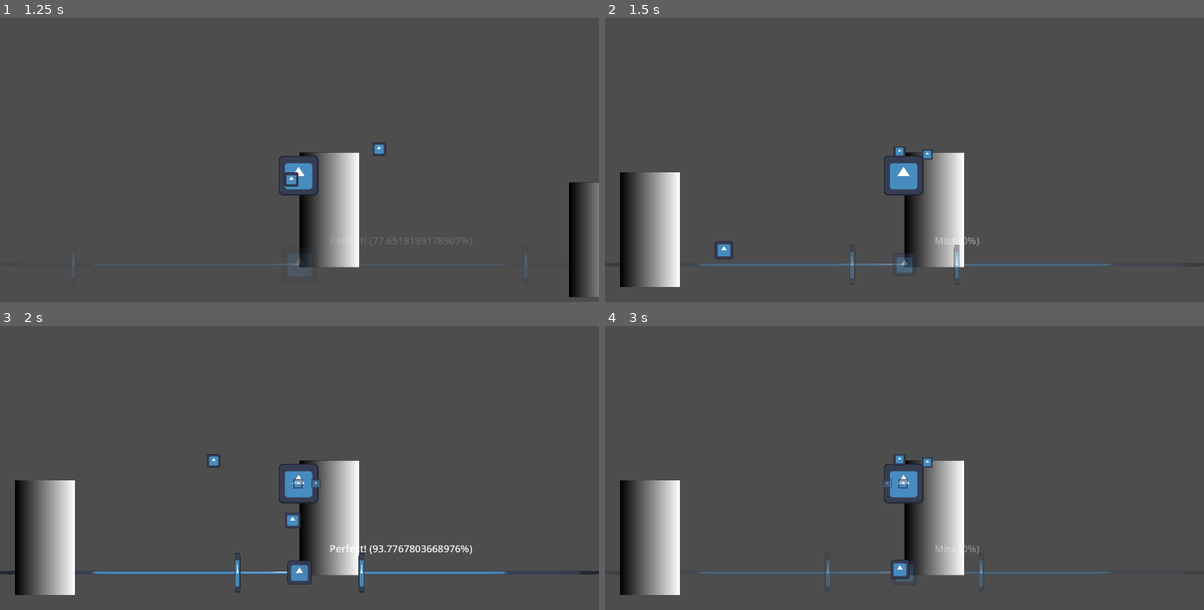
Above: before the commit, frames 1-4 (two rows, left to right).
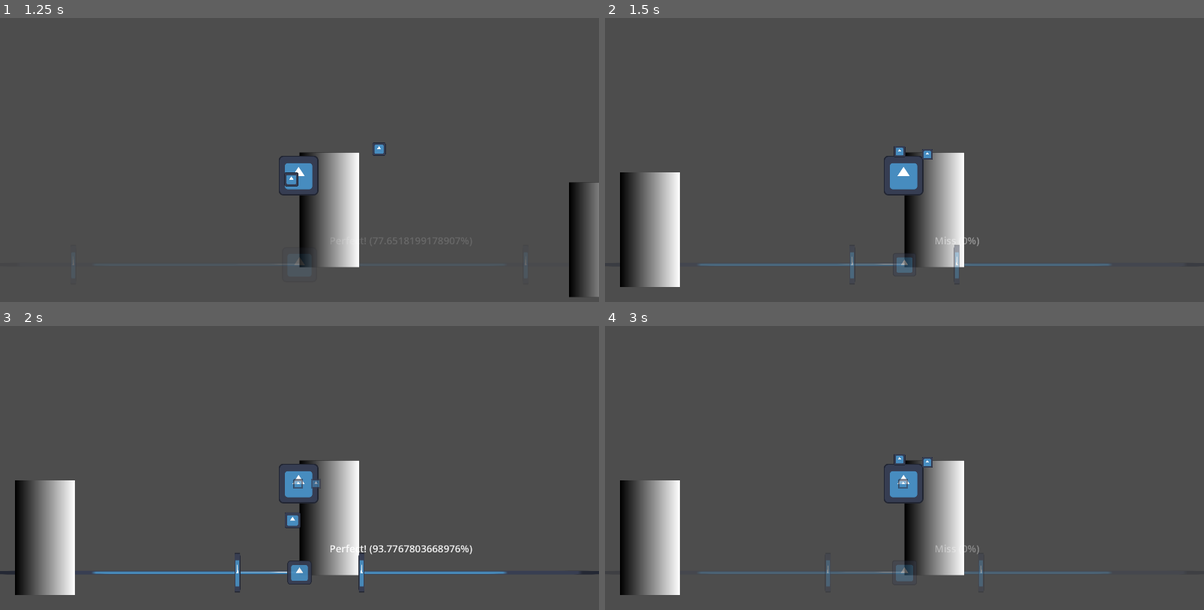
Above: after the commit, the same moments.

Repository: Quarticore/UntitledTomatoGame
Game: Godot game, scene res://scenes/main.tscn
Two runs of this game, one before a commit and one after it. Both use one fixed random seed, a clock stepped at 60 frames per second and the inputs below. The engine's default icon, where the game draws it, is replaced by a stand-in: a white triangle on a blue panel in a dark square. Sound files missing from this copy of the repository are replaced by a short silence.
Inputs (mouse positions are in pixels of both pictures, inside the frame that each line leads up to):
- Up to frame 1 (1.25 s): tap Enter at 0.5 s; move the mouse to (161, 157) at 0.52 s; hold D (InputRight) from 0.53 s (still down); tap S (InputMiddle) at 0.6 s; click (161, 157) at 0.67 s
- Up to frame 2 (1.5 s): move the mouse to (1203, 239) at 1.27 s; release D (InputRight) at 1.28 s; hold A (InputLeft) from 1.28 s (still down); click (1203, 239) at 1.35 s
- Up to frame 3 (2 s): keep holding A (InputLeft); tap S (InputMiddle) at 1.55 s
- Up to frame 4 (3 s): move the mouse to (934, 516) at 2.02 s; release A (InputLeft) at 2.03 s; hold D (InputRight) from 2.03 s (still down); tap S (InputMiddle) at 2.1, 2.85 s; click (934, 516) at 2.17 s; move the mouse to (874, 527) at 2.77 s; click (874, 527) at 2.92 s

Frame 1 is identical in both runs. In frame 2, 0.1% of the frame differs, in the area x 18-22%, y 78-85%; in frame 3, less than 0.1%; in frame 4, 0.2%, in the area x 46-51%, y 53-90%.

Commit message:
Add tomato throw beat accuracy

Diff:
--- a/assets/scripts/tomato_shooter.gd
+++ b/assets/scripts/tomato_shooter.gd
@@ -14,18 +14,22 @@
 @onready var crosshair: Sprite2D = $Crosshair
 
 
-# Called every frame. 'delta' is the elapsed time since the previous frame.
-func _process(delta: float) -> void:
-	if Input.is_action_just_pressed("InputLeft"):
-		spawn_at_path(TOMATO_SCENE.instantiate(), left_spawn)
-
-	if Input.is_action_just_pressed("InputMiddle"):
-		spawn_at_path(TOMATO_SCENE.instantiate(), middle_spawn)
-
-	if Input.is_action_just_pressed("InputRight"):
-		spawn_at_path(TOMATO_SCENE.instantiate(), right_spawn)
-
+func _ready() -> void:
+	audio_manager.rhythm_input.connect(parse_input)
 
 
 func spawn_at_path(instance: TOMATO, path: Path2D) -> void:
 	path.add_child(instance)
+
+
+func parse_input(percentage: float, combo: int, input: int) -> void:
+	if percentage == 0.0:
+		return
+
+	match input:
+		0:
+			spawn_at_path(TOMATO_SCENE.instantiate(), left_spawn)
+		1:
+			spawn_at_path(TOMATO_SCENE.instantiate(), middle_spawn)
+		2:
+			spawn_at_path(TOMATO_SCENE.instantiate(), right_spawn)
